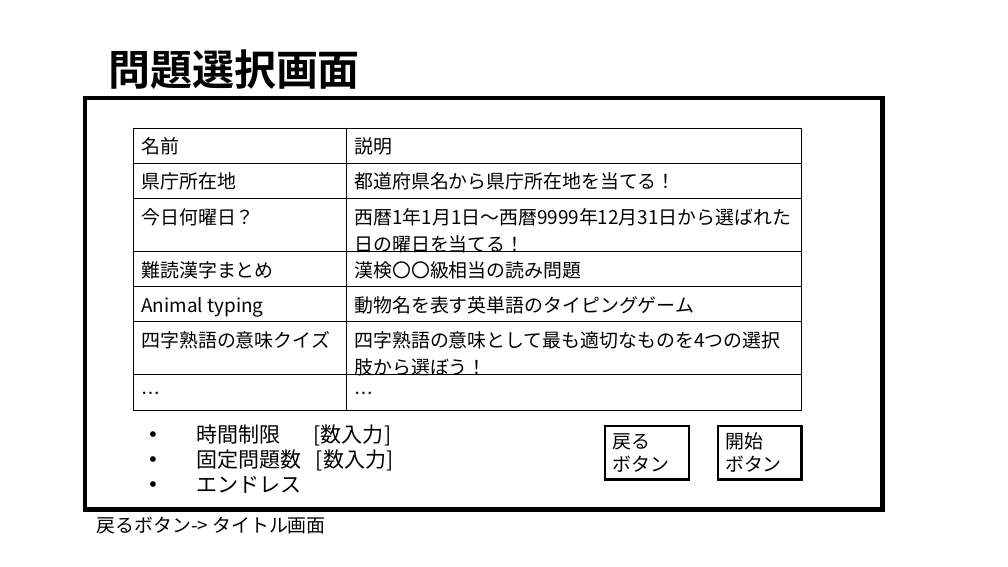
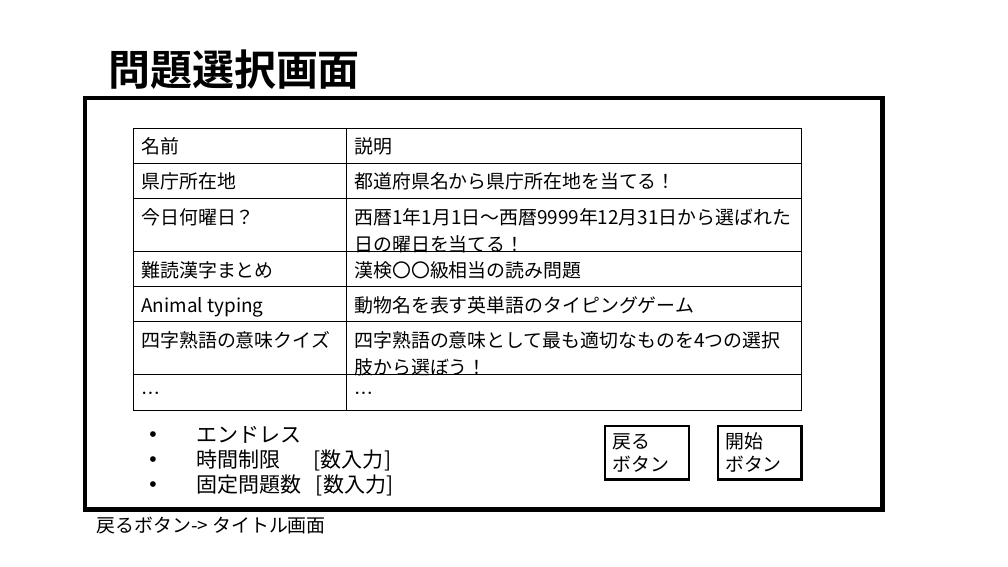
Before and after one commit to tanakai0/stdlib_py_typist, a slide deck: slide 2 of design.pptx. Drawn at 1008x567 pixels with LibreOffice and Linux fonts; fonts in the diff are those of the drawing. Boxes give left, top, right and bottom in pixels: in the first picture for what was removed or moved away, otherwise in the second. Text is boxed around its words. In the diff, an @@ line names an element or a change of style, - is before the commit and + after.

```diff
--- a/design.pptx
+++ b/design.pptx
@@ text at (197,426,302,443): paragraph added @@
+• エンドレス
@@ text at (197,476,302,493): paragraph removed @@
-• エンドレス
```
Also in this commit, not shown: 8 other slides changed, 1 slide added.
